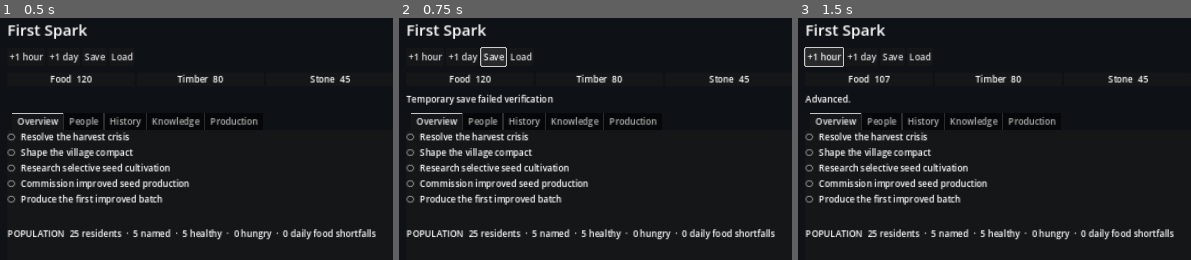
Above: before the commit, frames 1-3 (left to right).
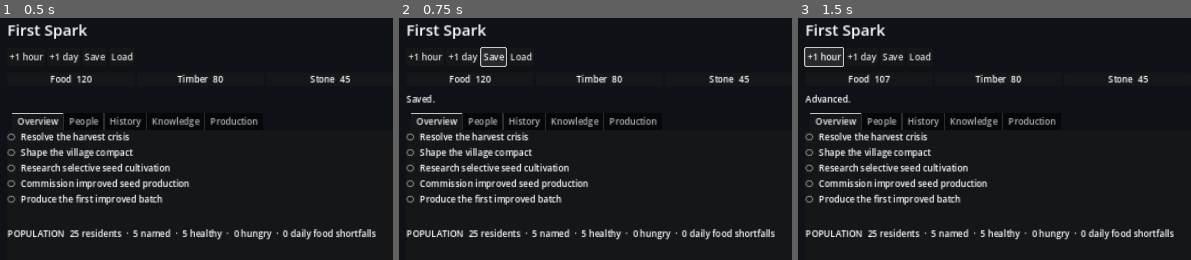
Above: after the commit, the same moments.

Repository: Zxaidman/ECHOES-OF-TOMORROW
Game: Godot game, scene res://scenes/main.tscn
Same seed, same stepped clock (60 frames per second), same inputs: the game is played once before the commit and once after it.
Inputs:
- Up to frame 1 (0.5 s): no input
- Up to frame 2 (0.75 s): click "Save" at 0.5 s
- Up to frame 3 (1.5 s): click "+1 hour" at 1.25 s
The pictures show only the part of the screen within x 0-50%, y 0-50%; the shares and areas given below are measured in that part.

Frame 1 is identical in both runs. In frame 2, 0.8% of the frame differs, in the area x 1-40%, y 31-36%; in frame 3, nothing differs.

Commit message:
fix: verify save DTO structure without numeric representation mismatch

Diff:
--- a/game/infrastructure/persistence/save_manager.gd
+++ b/game/infrastructure/persistence/save_manager.gd
@@ -30,7 +30,7 @@
 		DirAccess.remove_absolute(absolute_temp)
 		return {"ok": false, "error": "Failed while writing temporary save"}
 	var verification: Dictionary = _read_snapshot_file(temporary_path)
-	if not verification.ok or verification.data.campaign_id != dto.campaign_id or verification.data.simulation_minute != dto.simulation_minute or verification.data.state != dto.state:
+	if not verification.ok or verification.data.campaign_id != dto.campaign_id or verification.data.simulation_minute != dto.simulation_minute:
 		DirAccess.remove_absolute(absolute_temp)
 		return {"ok": false, "error": "Temporary save failed verification"}
 	var had_previous_save: bool = FileAccess.file_exists(path)
